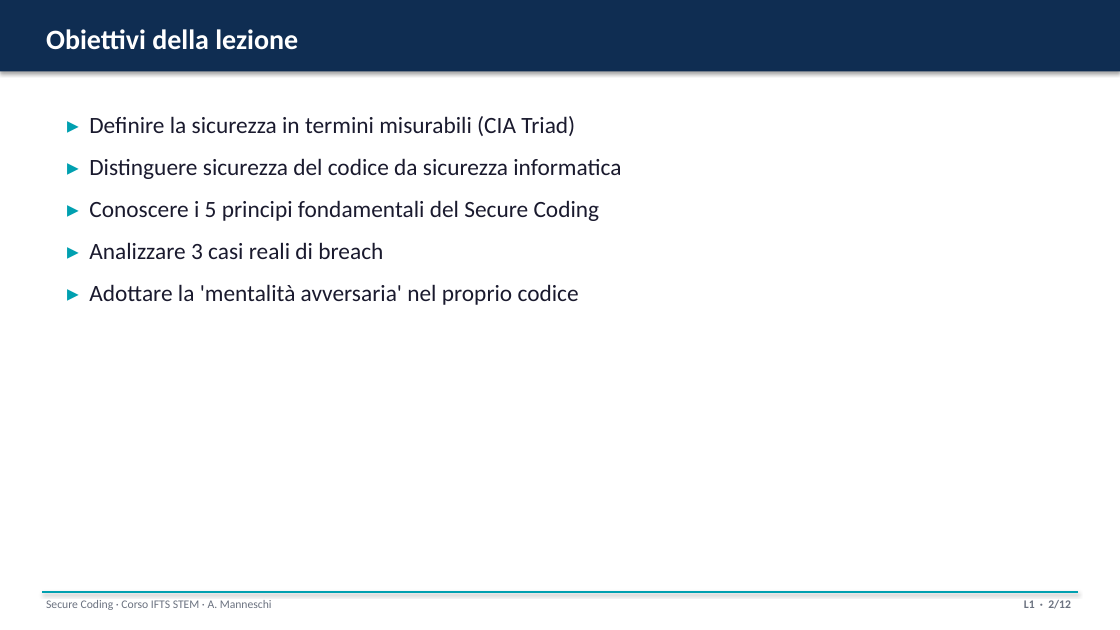
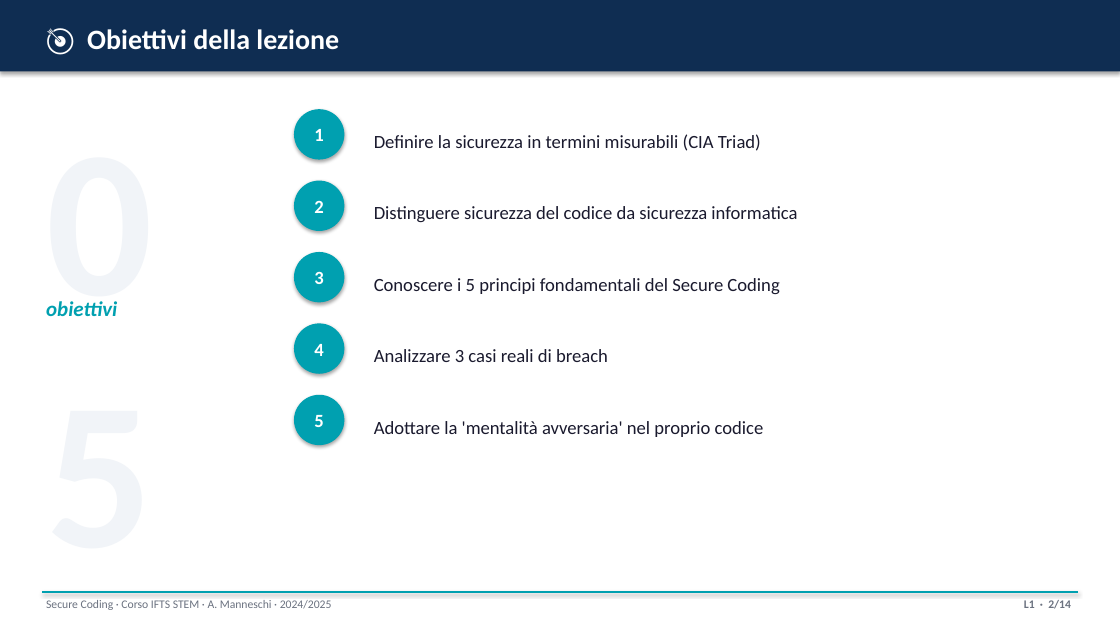
Before and after one commit to ss4i/corso-stem-ifts-secure-coding, a slide deck: slide 2 of slide/L1_perche_secure_coding.pptx. Drawn at 1120x630 pixels with LibreOffice and Linux fonts; fonts in the diff are those of the drawing. Boxes give left, top, right and bottom in pixels: in the first picture for what was removed or moved away, otherwise in the second. Text is boxed around its words. In the diff, an @@ line names an element or a change of style, - is before the commit and + after.

```diff
--- a/slide/L1_perche_secure_coding.pptx
+++ b/slide/L1_perche_secure_coding.pptx
@@ text at <box>87,29,339,50</box>: text changed @@
-Obiettivi della lezione
+🎯 Obiettivi della lezione
@@ text added at <box>42,84,252,294</box>, 180 pt, text #F1F4F8, bold @@
+05
@@ text removed at <box>89,116,621,305</box> @@
-▸ Definire la sicurezza in termini misurabili (CIA Triad)
-▸ Distinguere sicurezza del codice da sicurezza informatica
-▸ Conoscere i 5 principi fondamentali del Secure Coding
-▸ Analizzare 3 casi reali di breach
-▸ Adottare la 'mentalità avversaria' nel proprio codice
@@ ellipse added at <box>294,109,344,160</box>, fill #00A0B0 @@
@@ text added at <box>314,129,323,141</box>, 16 pt, text #FFFFFF, bold @@
+1
@@ text added at <box>374,134,761,151</box>, 16 pt, text #1A1A2E @@
+Definire la sicurezza in termini misurabili (CIA Triad)
@@ ellipse added at <box>294,181,344,231</box>, fill #00A0B0 @@
@@ text added at <box>314,201,323,213</box>, 16 pt, text #FFFFFF, bold @@
+2
@@ text added at <box>374,206,797,222</box>, 16 pt, text #1A1A2E @@
+Distinguere sicurezza del codice da sicurezza informatica
@@ ellipse added at <box>294,252,344,302</box>, fill #00A0B0 @@
@@ text added at <box>314,271,323,284</box>, 16 pt, text #FFFFFF, bold @@
+3
@@ text added at <box>374,278,779,294</box>, 16 pt, text #1A1A2E @@
+Conoscere i 5 principi fondamentali del Secure Coding
@@ text added at <box>46,301,117,316</box>, 18 pt, text #00A0B0, bold, italic @@
+obiettivi
@@ ellipse added at <box>294,323,344,374</box>, fill #00A0B0 @@
@@ text added at <box>314,344,323,356</box>, 16 pt, text #FFFFFF, bold @@
+4
@@ text added at <box>374,349,608,362</box>, 16 pt, text #1A1A2E @@
+Analizzare 3 casi reali di breach
@@ ellipse added at <box>294,395,344,445</box>, fill #00A0B0 @@
@@ text added at <box>314,415,323,427</box>, 16 pt, text #FFFFFF, bold @@
+5
@@ text added at <box>374,421,764,437</box>, 16 pt, text #1A1A2E @@
+Adottare la 'mentalità avversaria' nel proprio codice
@@ text at <box>46,600,332,610</box>: text changed @@
-Secure Coding · Corso IFTS STEM · A. Manneschi
+Secure Coding · Corso IFTS STEM · A. Manneschi · 2024/2025
@@ text at <box>1024,600,1071,609</box>: text changed @@
-L1 · 2/12
+L1 · 2/14
```
Also in this commit, not shown: 11 other slides changed, 2 slides added, 26 other files.
